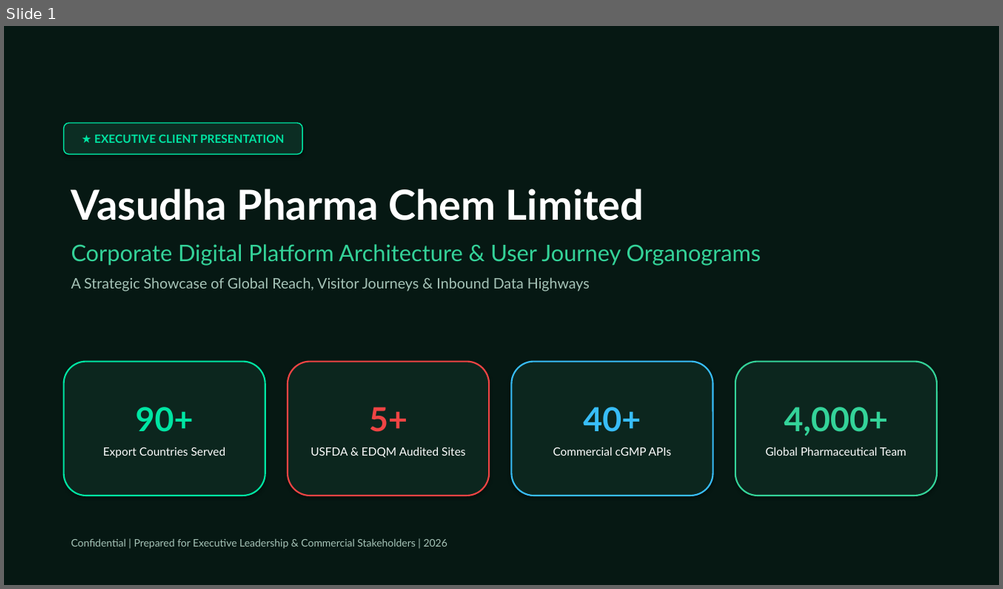
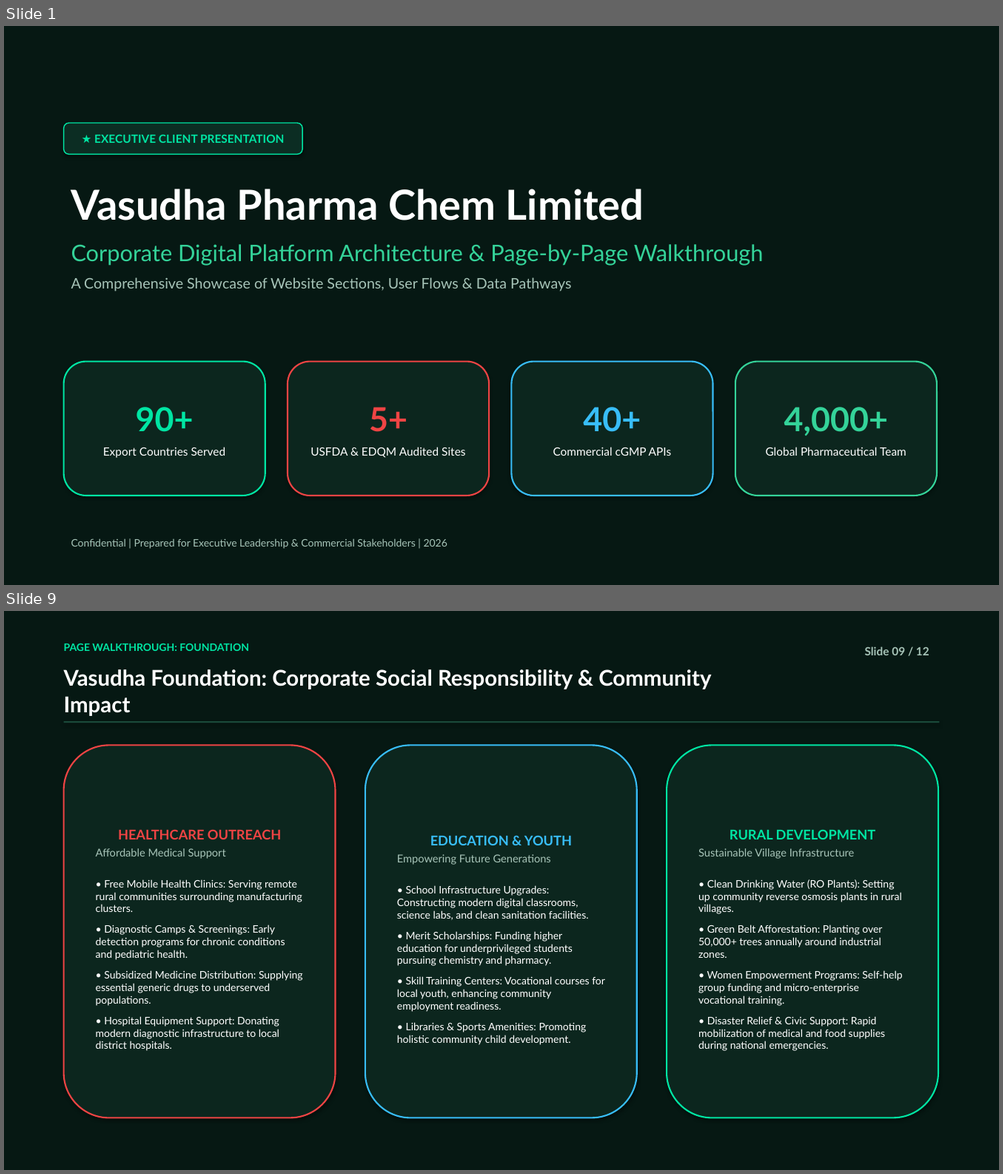
Before and after one commit to saikrishna-bethamcharla/vasudhapharma-green, a slide deck: Vasudha_Pharma_Executive_Presentation.pptx. Shown one above the other, each under a label of ours: slide 1 before the commit, slides 1 and 9 after it; the slides between them are not shown. The pictures are 1003x589 and 1003x1174 pixels, drawn with LibreOffice and Linux fonts; fonts in the diff are those of the drawing. Boxes give left, top, right and bottom in pixels: in the first picture for what was removed or moved away, otherwise in the second. Text is boxed around its words. In the diff, an @@ line names an element or a change of style, - is before the commit and + after.

Commit message:
docs(presentation): update deck to page-by-page walkthrough with 3D globe, About Us, and section organograms

```diff
--- a/Vasudha_Pharma_Executive_Presentation.pptx
+++ b/Vasudha_Pharma_Executive_Presentation.pptx
@@ slide 9 added at bbox=[4, 611, 999, 1170], background #FFFFFF @@
@@ rectangle added at bbox=[4, 611, 999, 1170], fill #061813 @@
@@ text added at bbox=[64, 643, 249, 651], 10 pt, text #00E5A3, bold @@
+PAGE WALKTHROUGH: FOUNDATION
@@ text added at bbox=[865, 647, 929, 655], 11 pt, text #A7C4B8, bold @@
+Slide 09 / 12
@@ text added at bbox=[64, 669, 711, 716], 21 pt, text #FFFFFF, bold @@
+Vasudha Foundation: Corporate Social Responsibility & Community Impact
@@ rectangle added at bbox=[64, 721, 939, 723], fill #1A4A3A @@
@@ rounded rectangle added at bbox=[64, 745, 336, 1119], fill #0C261E, outline #EF4444 1.5 pt, 10 pt, text #FFFFFF @@
+HEALTHCARE OUTREACH
+Affordable Medical Support
+• Free Mobile Health Clinics: Serving remote rural communities surrounding manufacturing clusters.
+• Diagnostic Camps & Screenings: Early detection programs for chronic conditions and pediatric health.
+• Subsidized Medicine Distribution: Supplying essential generic drugs to underserved populations.
+• Hospital Equipment Support: Donating modern diagnostic infrastructure to local district hospitals.
@@ rounded rectangle added at bbox=[365, 745, 637, 1119], fill #0C261E, outline #38BDF8 1.5 pt, 10 pt, text #FFFFFF @@
+EDUCATION & YOUTH
+Empowering Future Generations
+• School Infrastructure Upgrades: Constructing modern digital classrooms, science labs, and clean sanitation facilities.
+• Merit Scholarships: Funding higher education for underprivileged students pursuing chemistry and pharmacy.
+• Skill Training Centers: Vocational courses for local youth, enhancing community employment readiness.
+• Libraries & Sports Amenities: Promoting holistic community child development.
@@ rounded rectangle added at bbox=[666, 745, 938, 1119], fill #0C261E, outline #00E5A3 1.5 pt, 10 pt, text #FFFFFF @@
+RURAL DEVELOPMENT
+Sustainable Village Infrastructure
+• Clean Drinking Water (RO Plants): Setting up community reverse osmosis plants in rural villages.
+• Green Belt Afforestation: Planting over 50,000+ trees annually around industrial zones.
+• Women Empowerment Programs: Self-help group funding and micro-enterprise vocational training.
+• Disaster Relief & Civic Support: Rapid mobilization of medical and food supplies during national emergencies.
@@ slide 1 changed as well @@
@@ text at bbox=[71, 244, 763, 292]: text changed @@
-Corporate Digital Platform Architecture & User Journey Organograms
-A Strategic Showcase of Global Reach, Visitor Journeys & Inbound Data Highways
+Corporate Digital Platform Architecture & Page-by-Page Walkthrough
+A Comprehensive Showcase of Website Sections, User Flows & Data Pathways
```
Also in this commit, not shown: 2 other slides changed, 8 other slides added, 9 slides removed, 2 other files.
